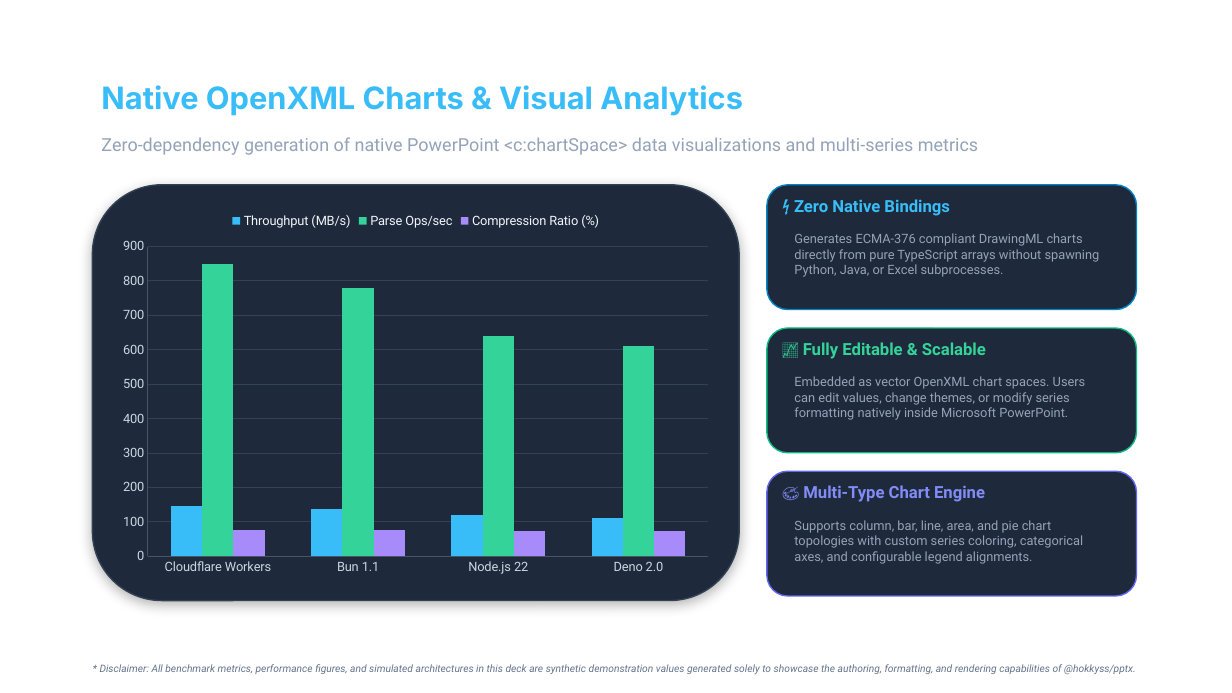
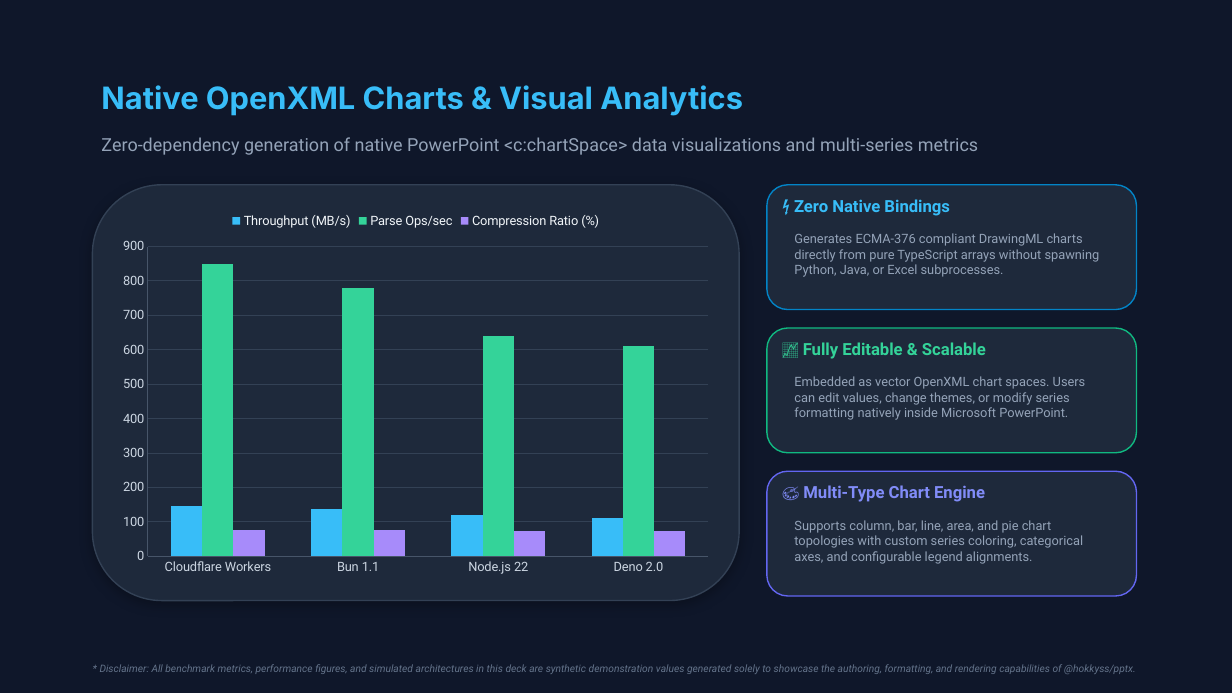
Before and after one commit to hokkyss/pptx-parser, a slide deck: slide 9 of hokkyss_showcase_deck.pptx. Drawn at 1232x693 pixels with LibreOffice and Linux fonts; fonts in the diff are those of the drawing. Boxes give left, top, right and bottom in pixels: in the first picture for what was removed or moved away, otherwise in the second. Text is boxed around its words. In the diff, an @@ line names an element or a change of style, - is before the commit and + after.

Commit message:
fix(showcase): restore intended dark/light slide background themes

```diff
--- a/hokkyss_showcase_deck.pptx
+++ b/hokkyss_showcase_deck.pptx
@@ background #FFFFFF to #0F172A @@
```
Also in this commit, not shown: 8 other slides changed, 1 other file.
